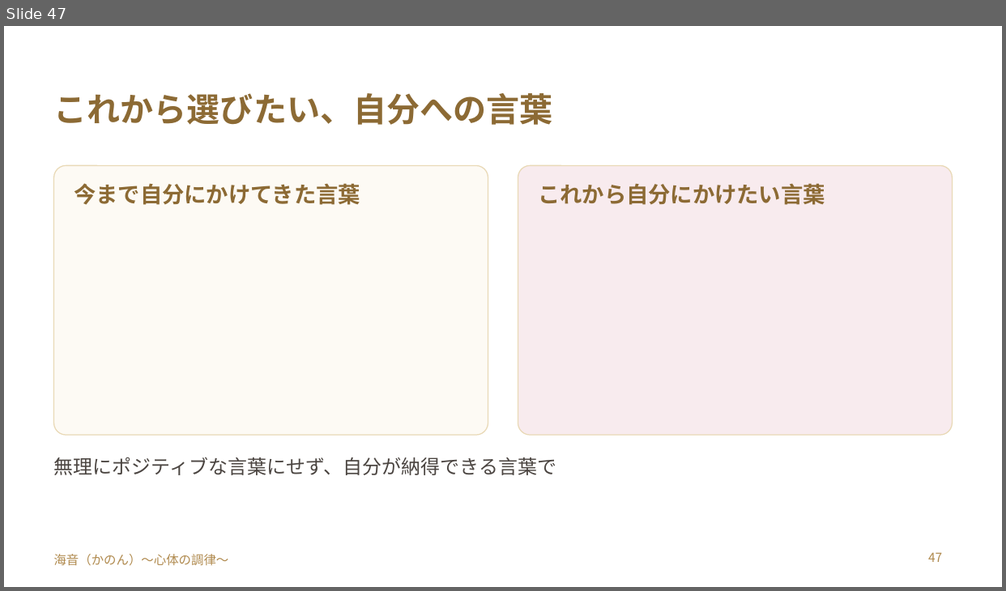
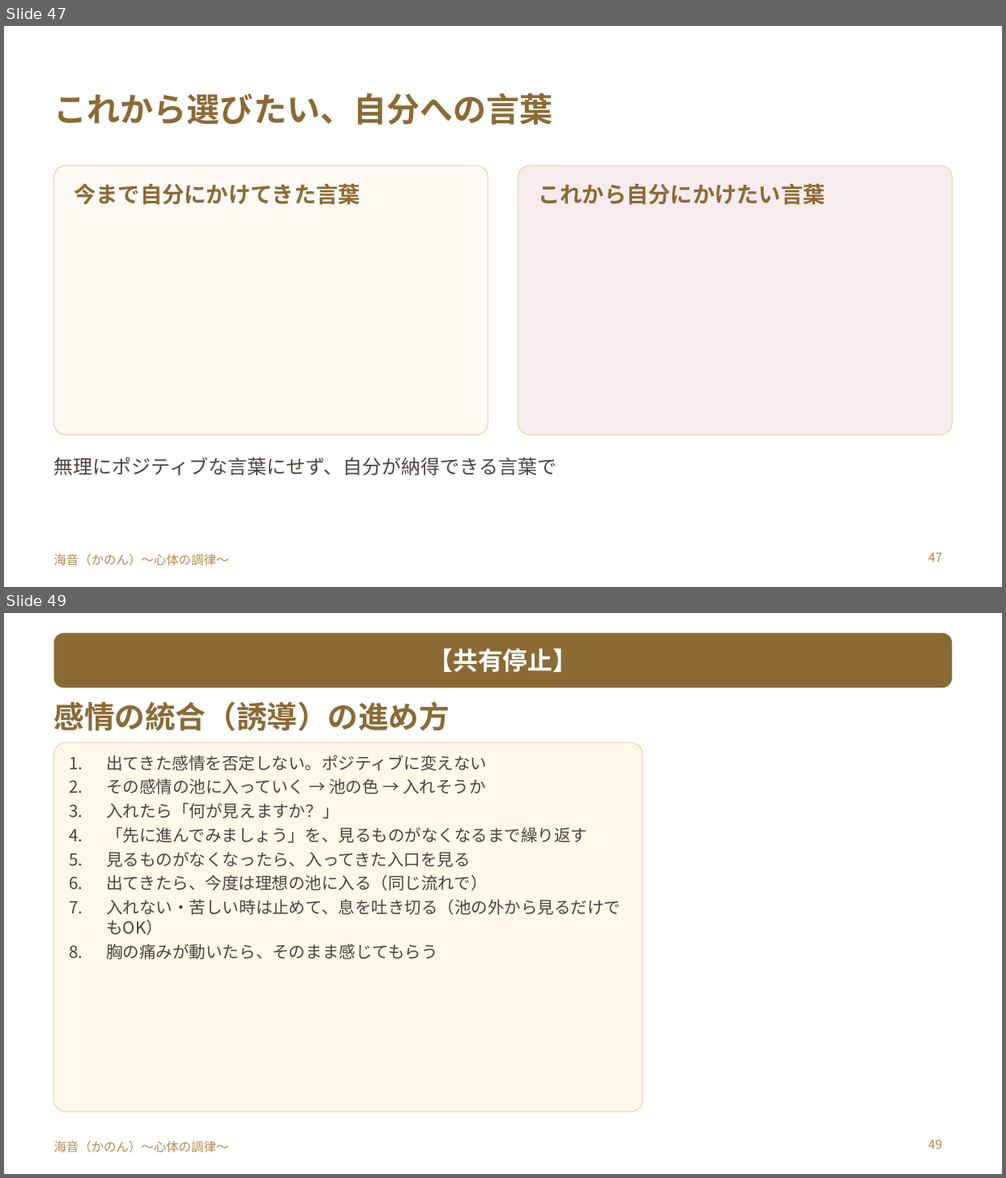
Before and after one commit to y-takahashi-cmd/MyBrain, a slide deck: 20_Projects/海音_心体の調律/タマラ/髙瀨三由紀さん/20261102_髙瀨三由紀さん_胸の奥の痛みをほどく単発セッション.pptx. Shown one above the other, each under a label of ours: slide 47 before the commit, slides 47 and 49 after it; the slides between them are not shown. The pictures are 1006x591 and 1006x1178 pixels, drawn with LibreOffice and Linux fonts; fonts in the diff are those of the drawing. Boxes give left, top, right and bottom in pixels: in the first picture for what was removed or moved away, otherwise in the second. Text is boxed around its words. In the diff, an @@ line names an element or a change of style, - is before the commit and + after.

```diff
--- a/20_Projects/海音_心体の調律/タマラ/髙瀨三由紀さん/20261102_髙瀨三由紀さん_胸の奥の痛みをほどく単発セッション.pptx
+++ b/20_Projects/海音_心体の調律/タマラ/髙瀨三由紀さん/20261102_髙瀨三由紀さん_胸の奥の痛みをほどく単発セッション.pptx
@@ slide 49 added at box(4, 613, 1002, 1174), background #FFFFFF; not listed: 1 template element that a slide beside it also shows @@
@@ rounded rectangle added at box(54, 633, 952, 688), fill #8C6A34 @@
@@ text added at box(428, 648, 578, 672), 18 pt, text #FFFFFF, bold @@
+【共有停止】
@@ text added at box(54, 701, 450, 731), 22 pt, text #8C6A34, bold @@
+感情の統合（誘導）の進め方
@@ rounded rectangle added at box(54, 743, 642, 1112), fill #FFF8E8, outline #E9D9B6 0.75 pt @@
@@ text added at box(106, 755, 620, 960), 12 pt, text #4A4440 @@
+1. 出てきた感情を否定しない。ポジティブに変えない
+2. その感情の池に入っていく → 池の色 → 入れそうか
+3. 入れたら「何が見えますか？」
+4. 「先に進んでみましょう」を、見るものがなくなるまで繰り返す
+5. 見るものがなくなったら、入ってきた入口を見る
+6. 出てきたら、今度は理想の池に入る（同じ流れで）
+7. 入れない・苦しい時は止めて、息を吐き切る（池の外から見るだけでもOK）
+8. 胸の痛みが動いたら、そのまま感じてもらう
@@ page number added at box(928, 1139, 942, 1149), 9 pt, text #B08A4E @@
+49
```
Also in this commit, not shown: 2 slides changed, 13 other slides added, 1 other file.
